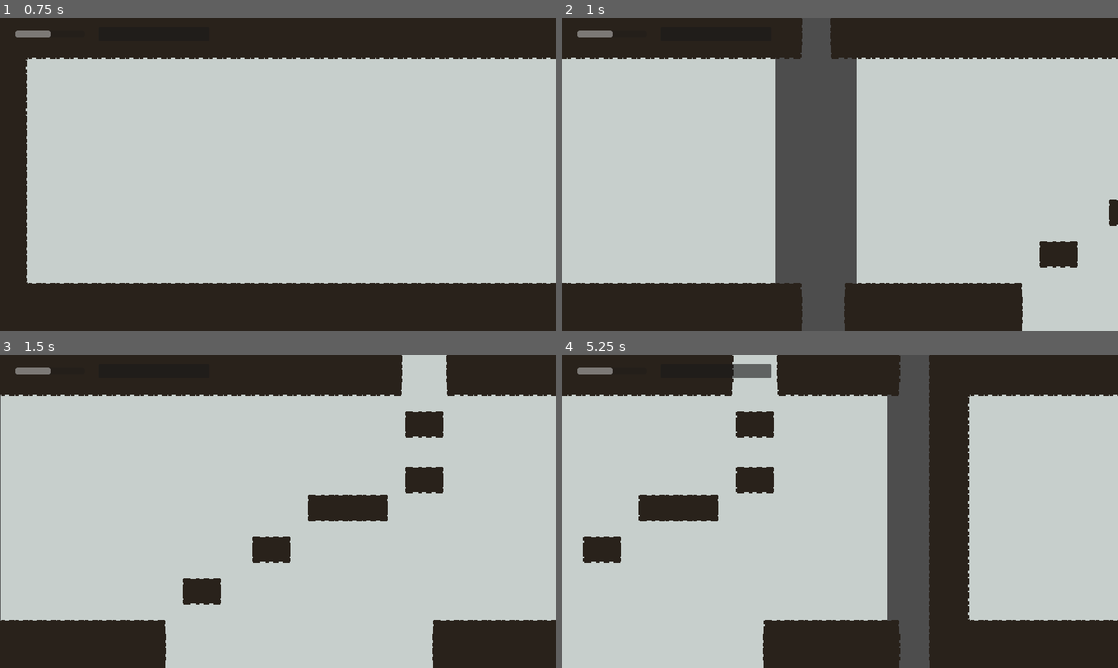
Above: before the commit, frames 1-4 (two rows, left to right).
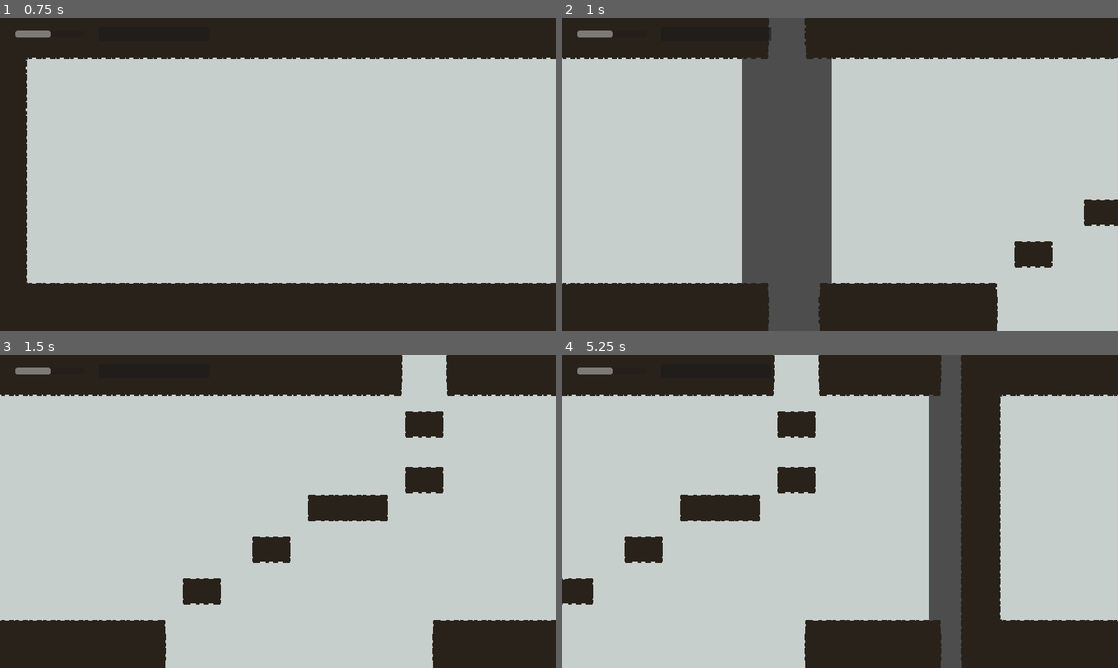
Above: after the commit, the same moments.

Repository: mnikn/Colorless-World
Game: Godot game, scene res://src/levels/level-manager.tscn
Same seed, same stepped clock (60 frames per second), same inputs: the game is played once before the commit and once after it.
Inputs:
- Up to frame 1 (0.75 s): tap Enter at 0.5 s; hold Right (player_right) from 0.53 s (still down); hold K (player_dash) from 0.53 s (still down)
- Up to frame 2 (1 s): keep holding Right (player_right); keep holding K (player_dash); tap Space (player_jump) at 0.77 s
- Up to frame 3 (1.5 s): release Right (player_right) at 1.28 s; release K (player_dash) at 1.28 s; hold Down (player_down) from 1.28 s (still down); tap K (player_dash) at 1.35 s
- Up to frame 4 (5.25 s): tap Space (player_jump) at 1.52, 2, 3.02, 3.5, 3.77, 4.52, 5 s; release Down (player_down) at 2.03 s; hold Right (player_right) 2.03-2.78 s; hold K (player_dash) 2.03-2.78 s; tap Enter at 2.75, 4.25 s; hold Up (player_up) 2.78-3.53 s; tap K (player_dash) at 2.85, 4.35 s; hold K (player_dash) 3.53-4.28 s; hold Left (player_left) 3.53-5.03 s; hold Down (player_down) from 5.03 s (still down); hold K (player_dash) from 5.03 s (still down)

Frame 1 is identical in both runs. In frame 2, 13% of the frame differs, in the area x 0-100%, y 0-100%; in frame 3, 0.1%; in frame 4, 24%.
Error in both runs: Cannot call method 'get_size' on a null value. (res://src/components/aseprite_animation_sprite.gd:44)

Commit message:
feat: add dead reset

Diff:
--- a/src/components/character/state_manager/base_state_manager.gd
+++ b/src/components/character/state_manager/base_state_manager.gd
@@ -55,3 +55,8 @@
 	for state in self.get_children():
 		if state.name in self.prev_state_enabled:
 			state.enabled = self.prev_state_enabled[state.name]
+
+func reset():
+	self.prev_state_enabled = {}
+	self.stop()
+	self.start()
--- a/src/levels/base-level.gd
+++ b/src/levels/base-level.gd
@@ -1,5 +1,6 @@
 extends Node2D
 signal on_exit_entered(target_scene, area_node)
+signal on_dead_entered()
 
 var collision_enabled = true
 
@@ -7,9 +8,14 @@
 	for node in $Exits.get_children():
 		node.connect("body_entered", func (body):
 			self.emit_signal("on_exit_entered", node.target_scene, node))
+	for node in $Deads.get_children():
+		node.connect("body_entered", func (body):
+			self.emit_signal("on_dead_entered"))
 	self.set_collision_enabled(self.collision_enabled)
 
 func set_collision_enabled(val):
 	self.collision_enabled = val
 	for node in $Exits.get_children():
-		node.monitoring = 	val
+		node.monitoring = val
+	for node in $Deads.get_children():
+		node.monitoring = val
--- a/src/levels/base-level.tscn
+++ b/src/levels/base-level.tscn
@@ -28,5 +28,7 @@
 
 [node name="Exits" type="Node2D" parent="."]
 
+[node name="Deads" type="Node2D" parent="."]
+
 [node name="InitialCharacterPos" type="Marker2D" parent="."]
 position = Vector2(197, 442)
--- /dev/null
+++ b/src/levels/components/dead.tscn
@@ -0,0 +1,12 @@
+[gd_scene load_steps=2 format=3 uid="uid://bf4hqux4pwetl"]
+
+[sub_resource type="RectangleShape2D" id="RectangleShape2D_mtk5o"]
+size = Vector2(1384, 33)
+
+[node name="Dead" type="Area2D"]
+collision_layer = 256
+monitorable = false
+
+[node name="Collision" type="CollisionShape2D" parent="."]
+position = Vector2(611, 740)
+shape = SubResource("RectangleShape2D_mtk5o")
--- a/src/levels/level-1.tscn
+++ b/src/levels/level-1.tscn
@@ -11,5 +11,5 @@
 [node name="Exit" parent="Exits" index="0" instance=ExtResource("2_dq84v")]
 target_scene = "res://src/levels/level-2.tscn"
 
-[node name="InitialCharacterPos" parent="." index="3"]
-position = Vector2(1123, 561)
+[node name="InitialCharacterPos" parent="." index="4"]
+position = Vector2(1127, 542)
--- a/src/levels/level-2.tscn
+++ b/src/levels/level-2.tscn
@@ -6,6 +6,9 @@
 
 [sub_resource type="RectangleShape2D" id="RectangleShape2D_fcfvc"]
 size = Vector2(130, 66)
+
+[sub_resource type="RectangleShape2D" id="RectangleShape2D_mtk5o"]
+size = Vector2(1384, 33)
 
 [node name="Level2" instance=ExtResource("1_q7fy2")]
 
@@ -29,5 +32,13 @@
 target_scene = "res://src/levels/level-1.tscn"
 direction = "left"
 
-[node name="InitialCharacterPos" parent="." index="3"]
-position = Vector2(50, 583)
+[node name="Dead" type="Area2D" parent="Deads" index="0"]
+collision_layer = 256
+monitorable = false
+
+[node name="Collision" type="CollisionShape2D" parent="Deads/Dead" index="0"]
+position = Vector2(611, 741.5)
+shape = SubResource("RectangleShape2D_mtk5o")
+
+[node name="InitialCharacterPos" parent="." index="4"]
+position = Vector2(42, 579)
--- a/src/levels/level-manager.gd
+++ b/src/levels/level-manager.gd
@@ -10,6 +10,8 @@
 		node.connect("on_exit_entered", func (target_scene_path, area_node):
 			self.call_deferred("switch_level", target_scene_path, area_node)
 		)
+		node.connect("on_dead_entered", func ():
+			self.call_deferred("on_dead"))
 
 func tween_color_filter(target_val, duration = 2.0):
 	var tween = self.create_tween()
@@ -52,4 +54,13 @@
 		target_scene_node.connect("on_exit_entered", func (next_target_scene_path, next_area_node):
 			self.call_deferred("switch_level", next_target_scene_path, next_area_node)
 		)
+		target_scene_node.connect("on_dead_entered", func ():
+			self.call_deferred("on_dead"))
 		$Character.get_node("StateManager").start()
+
+func on_dead():
+	$Character.get_node("StateManager").stop()
+	var current_level = $LevelContainer.get_children()[0]
+	$Character.position = current_level.get_node("InitialCharacterPos").position
+	$Character.get_node("StateManager").reset()
+	$Character.set_state("idle")
Not shown: 1 places in src/levels/level-2.tscn that only renumber resources
